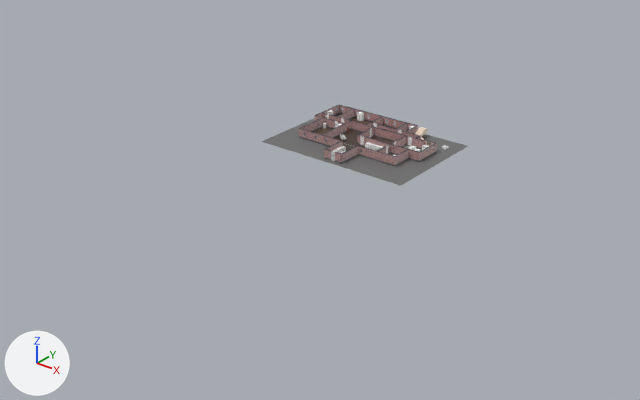
The Blender file blender/roomMVP.blend as it was, and as the next commit left it.
Camera for both pictures: a 50 mm camera at (96.2, -134.4, 67.4) aimed at (1.2, -15.6, -6.3). Lighting does not change. The marker at lower left points along +X, +Y and +Z.

The first picture shows 'S_RefFloor', 'S_Walls'.
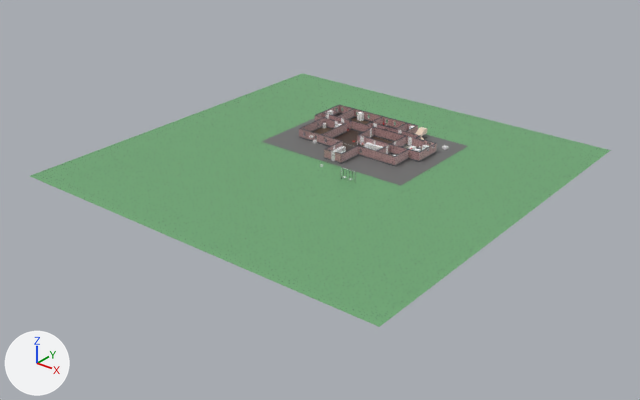
The change, as a list of edits to the scene's bpy script:
```text
Change ob_s_grass:
    remove ob_s_grass.hide_set(True)  # its collection is switched off
```

What differs and where, as boxes [x1, y1, x2, y2] in the pictures (640 x 400 px):
'S_Grass', shown
    after: [30, 73, 611, 327]
